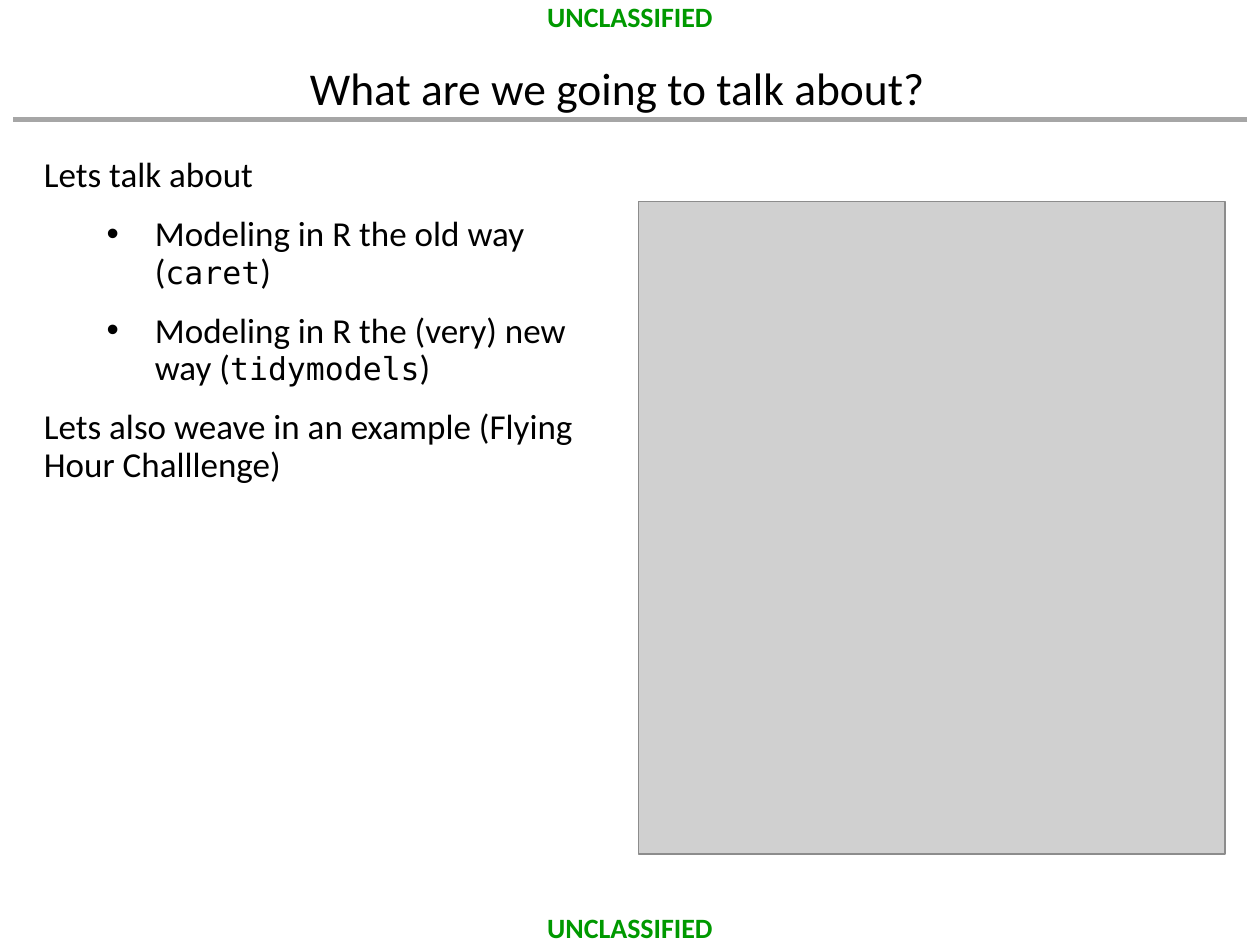
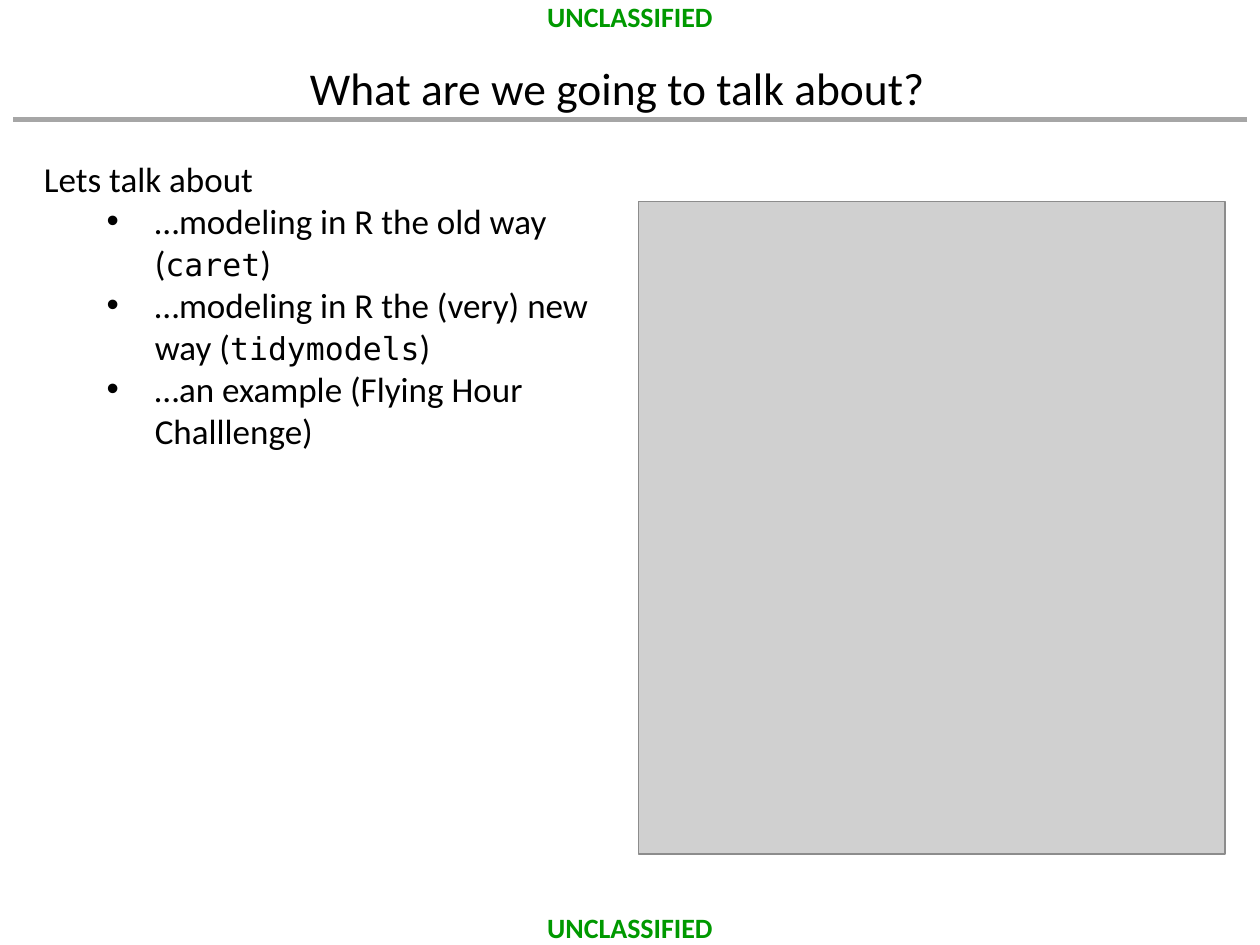
Before and after one commit to dusty-turner/MORSEmergingTechniques2019, a slide deck: slide 5 of MORS_Emerging_Techniques_Tidymodels.pptx. Drawn at 1260x945 pixels with LibreOffice and Linux fonts; fonts in the diff are those of the drawing; grey boxes stand for pictures; background and template pictures are left out. Boxes give left, top, right and bottom in pixels: in the first picture for what was removed or moved away, otherwise in the second. Text is boxed around its words. In the diff, an @@ line names an element or a change of style, - is before the commit and + after.

Commit message:
added all tidymodels, cleaned up presentation, almost ready for caa submission

```diff
--- a/MORS_Emerging_Techniques_Tidymodels.pptx
+++ b/MORS_Emerging_Techniques_Tidymodels.pptx
@@ text at (44, 167, 253, 193): line spacing 0.9 to 1; less space between paragraphs @@
@@ text at (155, 209, 588, 450): text changed @@
-  • Modeling in R the old way (caret)
-  • Modeling in R the (very) new way (tidymodels)
-Lets also weave in an example (Flying Hour Challlenge)
+  • …modeling in R the old way (caret)
+  • …modeling in R the (very) new way (tidymodels)
+  • …an example (Flying Hour Challlenge)
```
Also in this commit, not shown: 17 other slides changed, 22 slides added, 8 slides removed, 18 other files.
